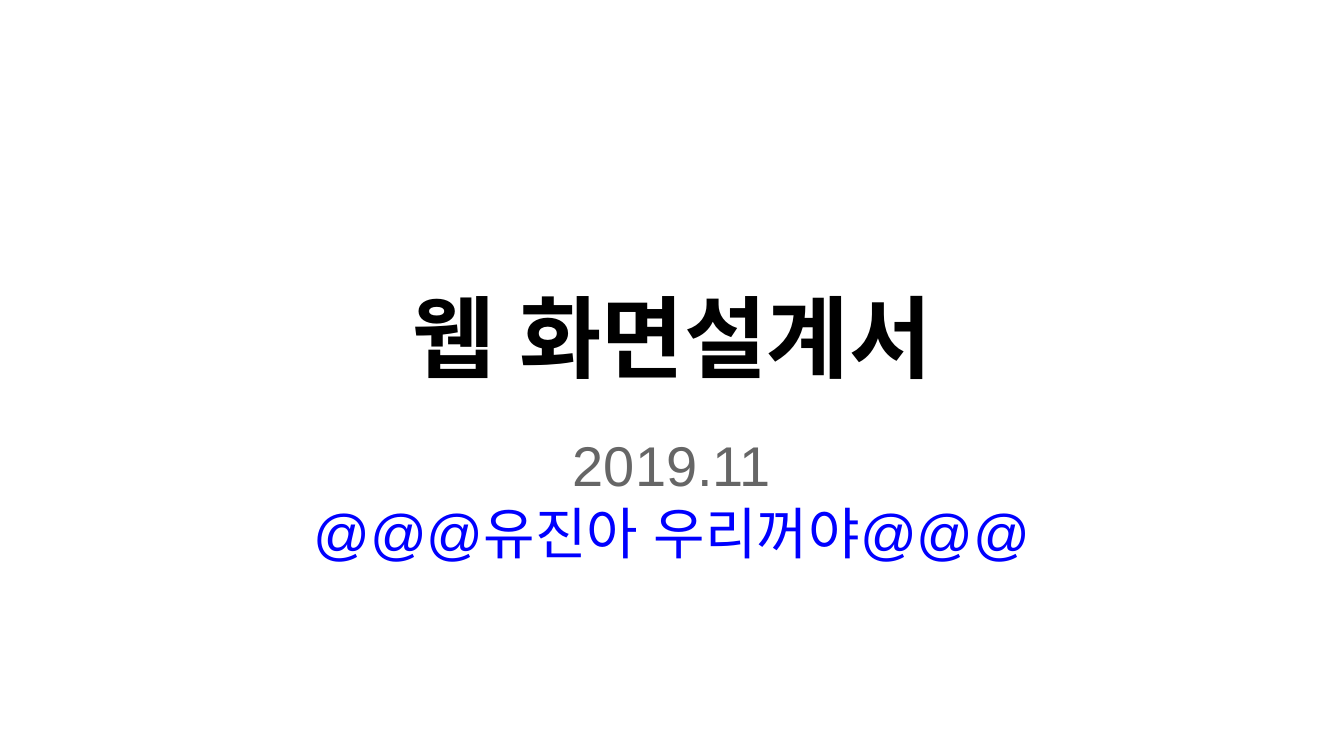
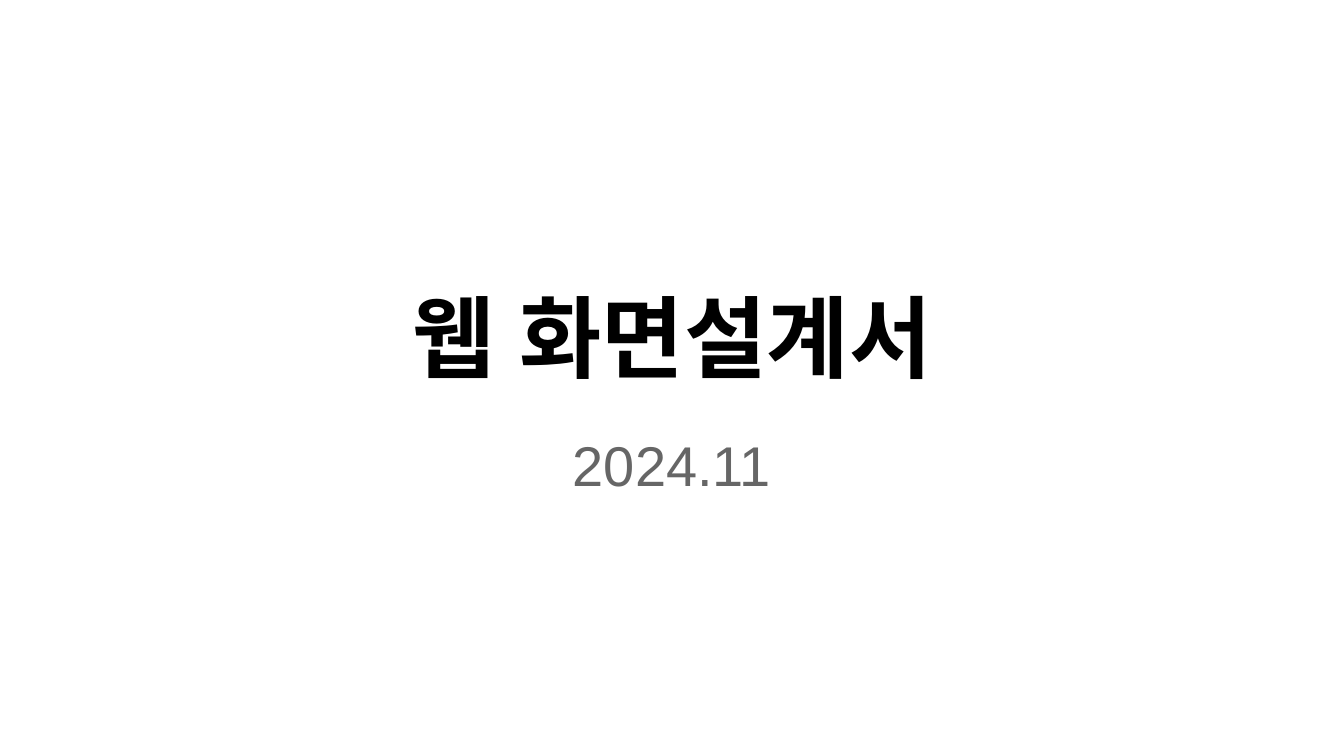
Before and after one commit to lyh5939/Tim_project, a slide deck: slide 1 of note/웹 화면설계서.pptx. Drawn at 1344x756 pixels with LibreOffice and Linux fonts; fonts in the diff are those of the drawing. Boxes give left, top, right and bottom in pixels: in the first picture for what was removed or moved away, otherwise in the second. Text is boxed around its words. In the diff, an @@ line names an element or a change of style, - is before the commit and + after.

```diff
--- a/note/웹 화면설계서.pptx
+++ b/note/웹 화면설계서.pptx
@@ subtitle at <box>573,447,771,487</box>: text changed; text colour #0000FF to #666666 @@
-2019.11
-@@@유진아 우리꺼야@@@
+2024.11
```
Also in this commit, not shown: 5 other slides changed, 2 other files.
